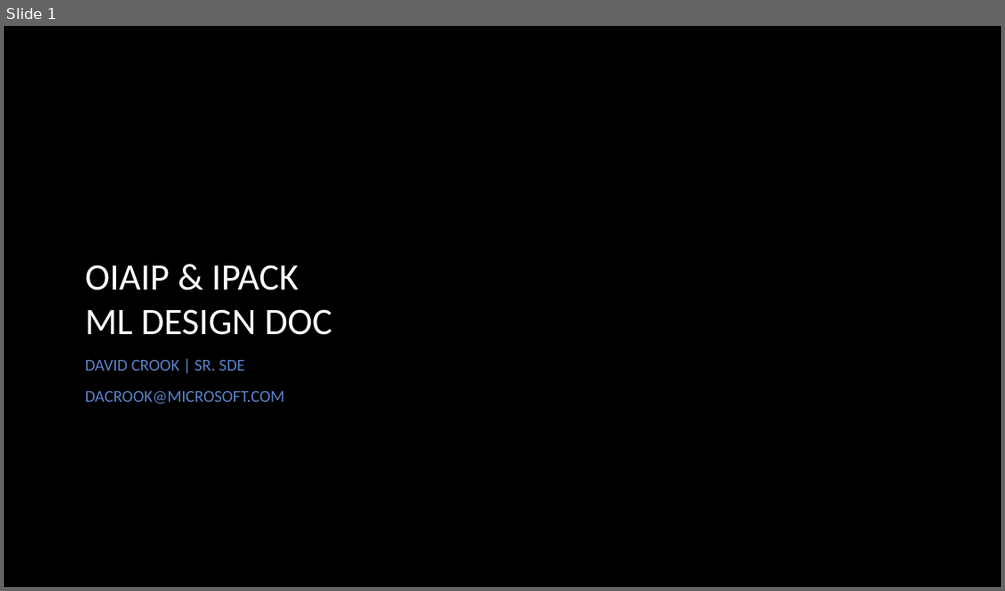
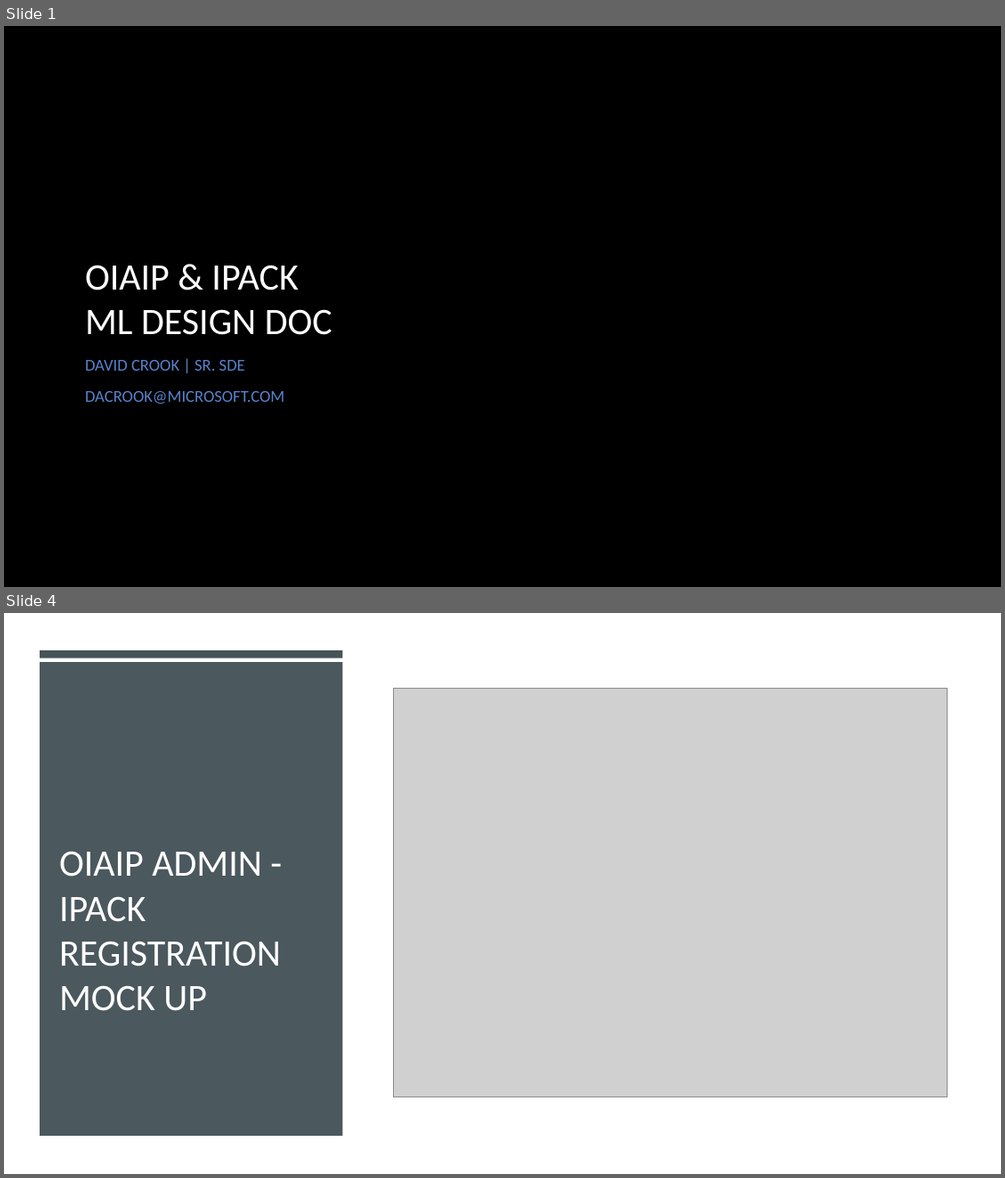
Before and after one commit to drcrook1/oiaip, a slide deck: documentation/design/OiAIP & iPack ML Design Doc.pptx. Shown one above the other, each under a label of ours: slide 1 before the commit, slides 1 and 4 after it; the slides between them are not shown. The pictures are 1005x591 and 1005x1178 pixels, drawn with LibreOffice and Linux fonts; fonts in the diff are those of the drawing; grey boxes stand for pictures; background and template pictures are left out. Boxes give left, top, right and bottom in pixels: in the first picture for what was removed or moved away, otherwise in the second. Text is boxed around its words. In the diff, an @@ line names an element or a change of style, - is before the commit and + after.

```diff
--- a/documentation/design/OiAIP & iPack ML Design Doc.pptx
+++ b/documentation/design/OiAIP & iPack ML Design Doc.pptx
@@ slide 4 added at box(4, 613, 1001, 1174), background #FFFFFF @@
@@ rectangle added at box(4, 613, 1001, 1174), fill #FFFFFF @@
@@ rectangle added at box(40, 662, 343, 1135), fill #465359 at 97% opacity @@
@@ rectangle added at box(40, 650, 343, 657), fill #465359 @@
@@ picture added at box(394, 688, 947, 1097) @@
@@ title added at box(59, 852, 281, 1011), 36 pt, text #FFFFFF @@
+OIAIP ADMIN - IPACK REGISTRATION MOCK UP
```
Also in this commit, not shown: 1 slide changed, 2 other slides added, 1 slide removed, 1 other file.
